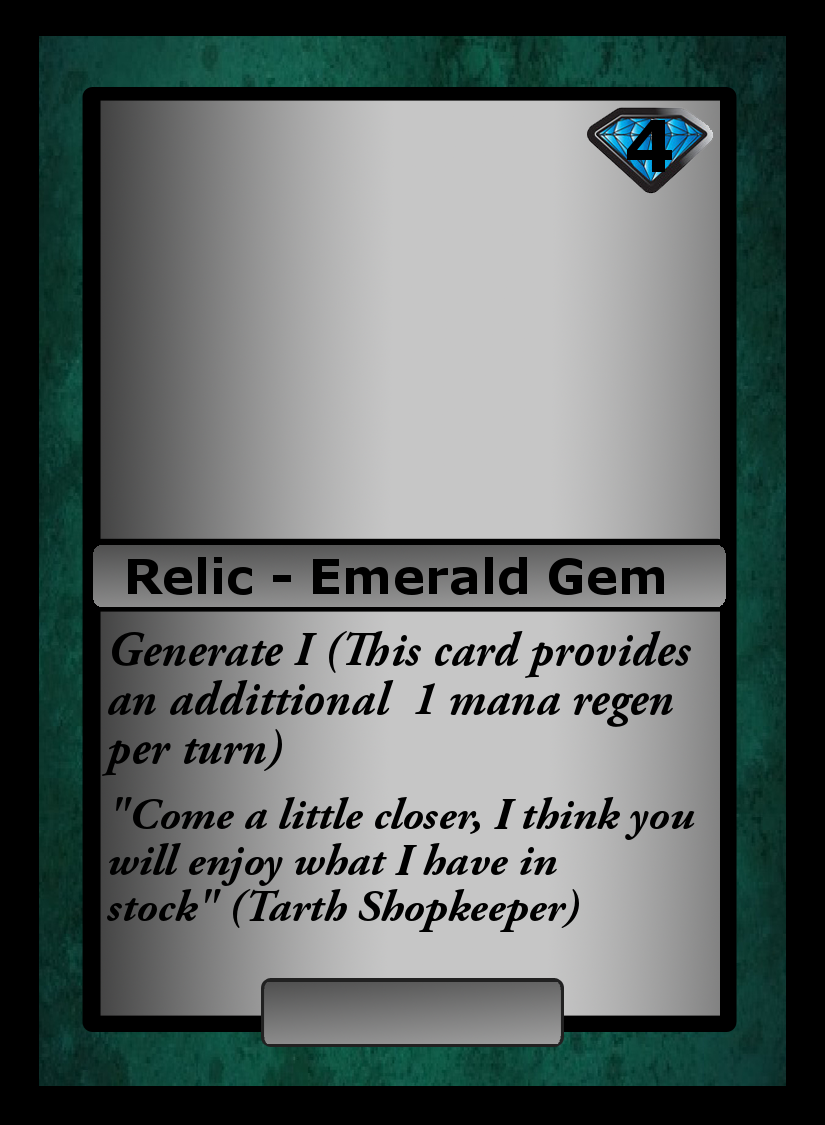
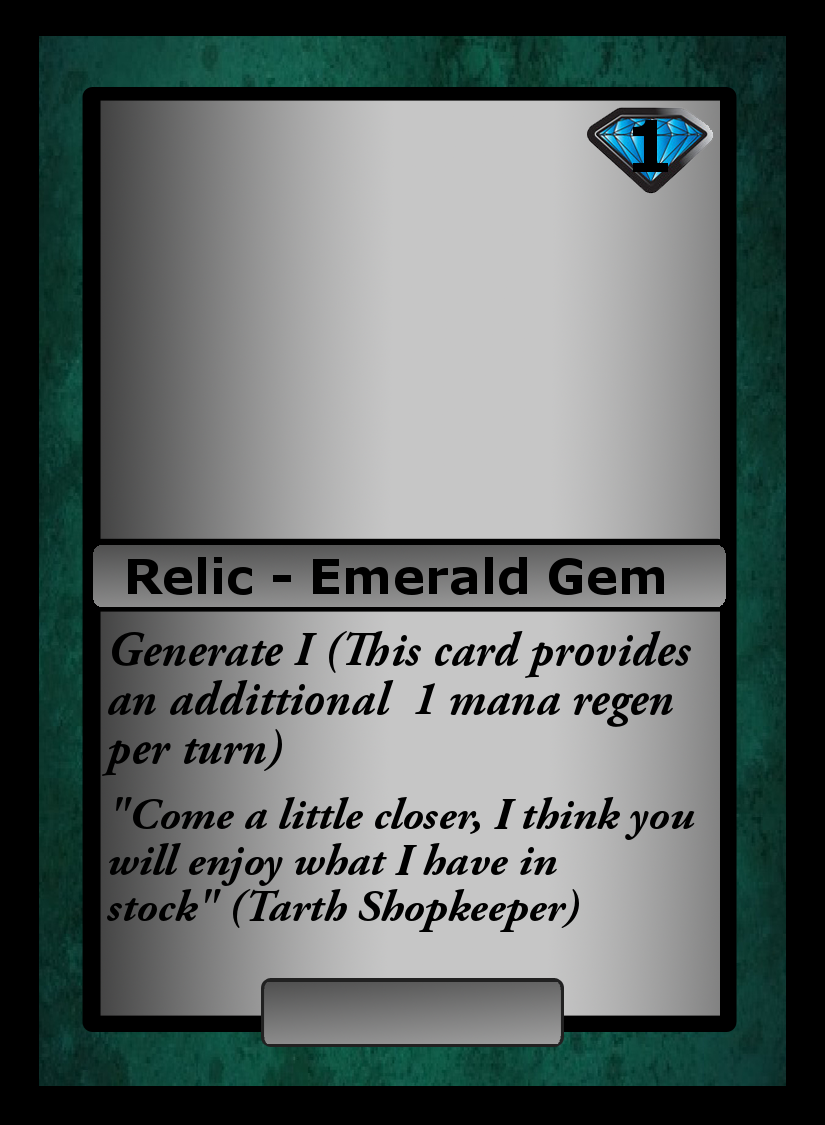
Layered file, before and after one edit (825x1125). Changes by layer:
renamed "4" to "1", painted on it over (627, 120, 672, 172)
